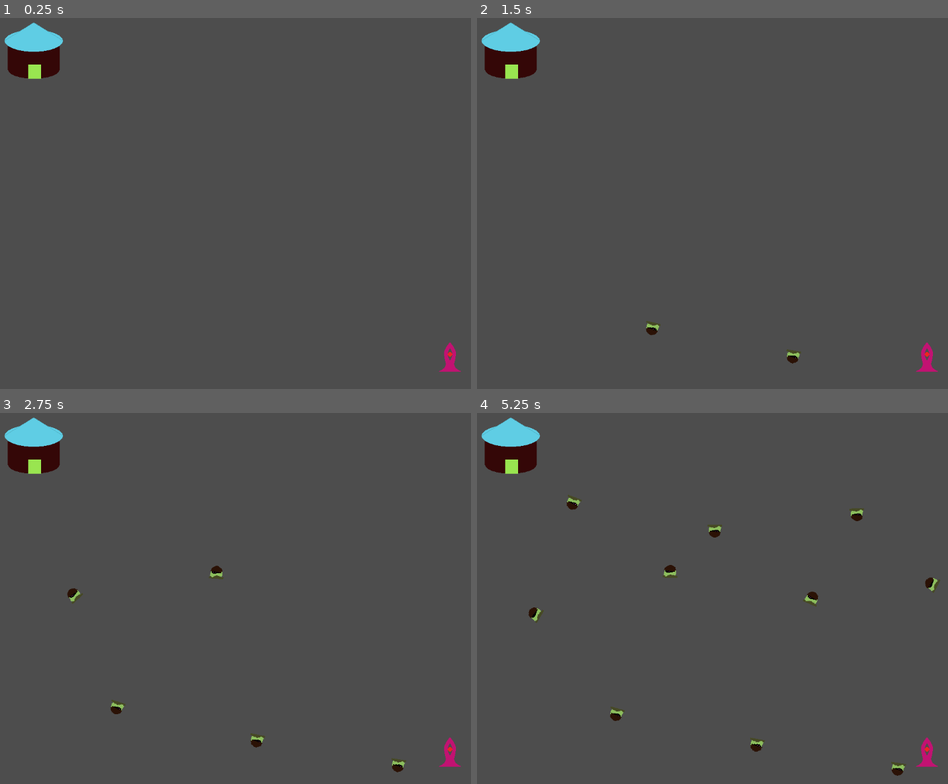
Above: before the commit, frames 1-4 (two rows, left to right).
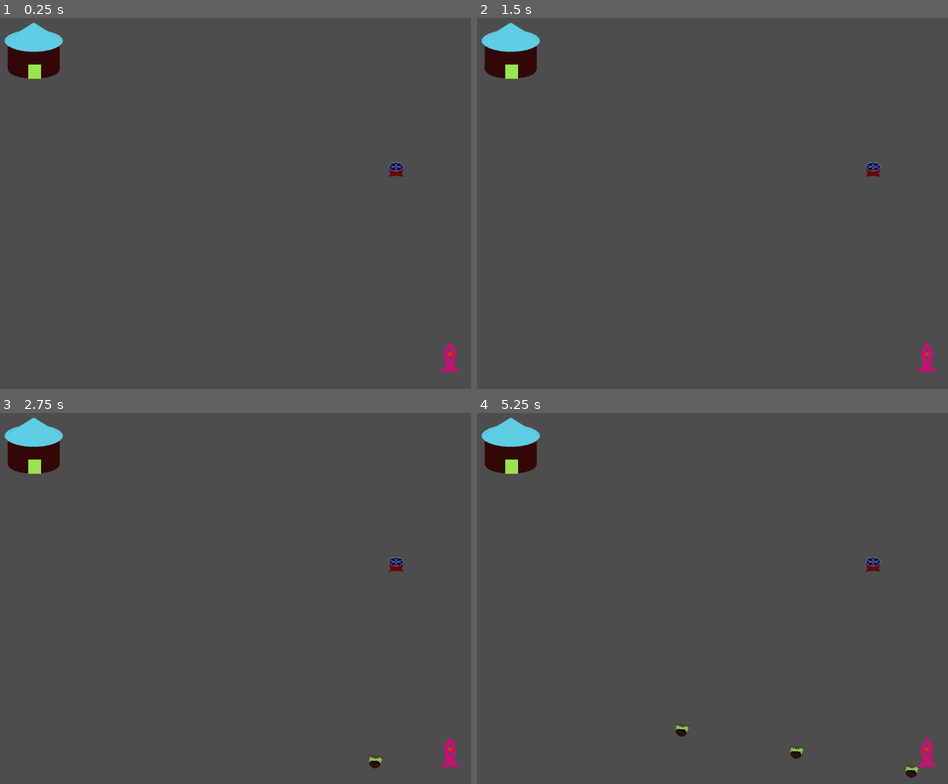
Above: after the commit, the same moments.

Repository: Wake1st/anti-tower
Game: Godot game, scene res://tests/test_basic.tscn
Two runs of this game, one before a commit and one after it. Both use one fixed random seed, a clock stepped at 60 frames per second and the inputs below. The project has no main scene, so this scene is started directly.
Inputs:
- Up to frame 1 (0.25 s): no input
- Up to frame 2 (1.5 s): tap Enter at 0.5 s
- Up to frame 3 (2.75 s): no input
- Up to frame 4 (5.25 s): no input

The runs differ from the first frame. In frame 1, 0.1% of the frame differs, in the area x 82-86%, y 38-43%; in frame 2, 0.3%; in frame 3, 0.6%; in frame 4, 1.2%, in the area x 10-99%, y 22-99%.

Commit message:
turrets and projectiles

Diff:
--- a/project.godot
+++ b/project.godot
@@ -29,6 +29,13 @@
 "res://ui/": "orange"
 }
 
+[layer_names]
+
+2d_physics/layer_1="tower"
+2d_physics/layer_2="units"
+2d_physics/layer_3="projectiles"
+2d_physics/layer_4="turrets"
+
 [physics]
 
 3d/physics_engine="Jolt Physics"
--- a/systems/highway.gd
+++ b/systems/highway.gd
@@ -10,7 +10,7 @@
 	add_child(unit)
 
 
-func _process(delta) -> void:
+func _process(delta: float) -> void:
 	for follow: Unit in get_children():
 		follow.update(delta)
 
--- /dev/null
+++ b/systems/projectile.gd
@@ -0,0 +1,30 @@
+class_name Projectile
+extends CharacterBody2D
+
+
+const SPEED_BOOST: float = 100
+
+@export var speed: float = 3.0
+
+var target: Unit
+
+
+func fire(tar: Unit) -> void:
+	print("projectile %s - fired at - %s" % [name, tar.name])
+	target = tar
+
+
+func destroy() -> void:
+	print("projectile destroyed: ", name)
+	queue_free()
+
+
+func _physics_process(delta: float) -> void:
+	# check to ensure there's still a target
+	if target == null:
+		destroy()
+	else:
+		var movement = (
+			target.global_position - global_position
+		).normalized() * SPEED_BOOST * speed * delta
+		move_and_collide(movement)
--- a/systems/projectile.tscn
+++ b/systems/projectile.tscn
@@ -1,11 +1,15 @@
 [gd_scene format=3 uid="uid://dyjrpaxqhc7bq"]
 
+[ext_resource type="Script" uid="uid://dyxujbe7go60l" path="res://systems/projectile.gd" id="1_aodpt"]
 [ext_resource type="Texture2D" uid="uid://cxxfbecc24of1" path="res://assets/sprites/bubble.png" id="1_kslvo"]
 
 [sub_resource type="CircleShape2D" id="CircleShape2D_q8uxy"]
 radius = 8.062258
 
 [node name="Projectile" type="CharacterBody2D" unique_id=1164211590]
+collision_layer = 4
+collision_mask = 2
+script = ExtResource("1_aodpt")
 
 [node name="CollisionShape2D" type="CollisionShape2D" parent="." unique_id=320391813]
 shape = SubResource("CircleShape2D_q8uxy")
--- a/systems/spawner.gd
+++ b/systems/spawner.gd
@@ -6,8 +6,7 @@
 
 signal spawn(unit: Unit)
 
-@export var units_per_second: float = 0.4
-
+@export_range(0,1,0.01) var units_per_second: float = 0.2
 var cooldown: float
 
 
@@ -15,7 +14,7 @@
 	cooldown = 1/units_per_second
 
 
-func _process(delta) -> void:
+func _process(delta: float) -> void:
 	cooldown -= delta
 
 	if cooldown <= 0:
--- a/systems/tower.tscn
+++ b/systems/tower.tscn
@@ -16,6 +16,7 @@
 texture = ExtResource("1_bsu8m")
 
 [node name="Area2D" type="Area2D" parent="." unique_id=1327068916]
+collision_mask = 2
 
 [node name="CollisionShape2D" type="CollisionShape2D" parent="Area2D" unique_id=1197574744]
 rotation = -1.5707964
--- /dev/null
+++ b/systems/turret.gd
@@ -0,0 +1,41 @@
+class_name Turret
+extends Node2D
+
+
+const PROJECTILE = preload("uid://dyjrpaxqhc7bq")
+
+@export_range(0,1,0.01) var rate_of_fire: float = 0.5
+var cooldown: float
+
+var targets: Array[Unit]
+
+
+func _ready() -> void:
+	cooldown = 1/rate_of_fire
+
+
+func _process(delta: float) -> void:
+	cooldown -= delta
+
+	if cooldown <= 0 && targets.size() > 0:
+			# fire at closest
+			var closest_target = targets.get(0)
+			_fire(closest_target)
+
+			# turret fires the moment targets are available
+			cooldown = 1/rate_of_fire
+
+
+func _fire(target: Unit) -> void:
+	var projectile: Projectile = PROJECTILE.instantiate()
+	add_child(projectile)
+	projectile.fire(target)
+
+
+func _on_area_2d_area_entered(area: Area2D) -> void:
+	var body = area.get_parent()
+	targets.push_back(body)
+
+
+func _on_area_2d_area_exited(_area: Area2D) -> void:
+	targets.pop_front()
--- a/systems/turret.tscn
+++ b/systems/turret.tscn
@@ -1,10 +1,27 @@
 [gd_scene format=3 uid="uid://dejixxsy8uecn"]
 
+[ext_resource type="Script" uid="uid://f3hy53uyvlmu" path="res://systems/turret.gd" id="1_pgawy"]
 [ext_resource type="Texture2D" uid="uid://cernp1yh6t7d1" path="res://assets/sprites/bubble spawner.png" id="1_vtcmu"]
 
+[sub_resource type="CircleShape2D" id="CircleShape2D_q8uxy"]
+radius = 200.0
+
 [node name="Turret" type="Node2D" unique_id=815908323]
+script = ExtResource("1_pgawy")
 
 [node name="Sprite2D" type="Sprite2D" parent="." unique_id=208160446]
 texture_filter = 1
 position = Vector2(0, 6)
 texture = ExtResource("1_vtcmu")
+
+[node name="Area2D" type="Area2D" parent="." unique_id=572764461]
+collision_layer = 8
+collision_mask = 2
+
+[node name="CollisionShape2D" type="CollisionShape2D" parent="Area2D" unique_id=231857722]
+shape = SubResource("CircleShape2D_q8uxy")
+
+[connection signal="area_entered" from="Area2D" to="." method="_on_area_2d_area_entered"]
+[connection signal="area_exited" from="Area2D" to="." method="_on_area_2d_area_exited"]
+[connection signal="body_entered" from="Area2D" to="." method="_on_area_2d_body_entered"]
+[connection signal="body_exited" from="Area2D" to="." method="_on_area_2d_body_exited"]
--- a/systems/unit.gd
+++ b/systems/unit.gd
@@ -2,18 +2,26 @@
 extends PathFollow2D
 
 
+const SPEED_DAMP: float = 0.01
+
 signal finished(unit: Unit)
 
-@export var speed: float = 0.1
+@export var speed: float = 4
 @export var damage: float = 1.0
 
 
 func update(delta: float) -> void:
-	progress_ratio += delta * speed
+	progress_ratio += SPEED_DAMP * speed * delta
 
 	if progress_ratio >= 1.0:
 		finished.emit(self)
 
 
 func destroy() -> void:
+	print("unit destroyed: ", name)
 	queue_free()
+
+
+func _on_area_2d_body_entered(body: Projectile) -> void:
+	body.destroy()
+	destroy()
--- a/systems/unit.tscn
+++ b/systems/unit.tscn
@@ -10,8 +10,7 @@
 [node name="Unit" type="PathFollow2D" unique_id=832900579]
 loop = false
 script = ExtResource("1_tbnru")
-speed = 0.2
-damage = 3.0
+speed = 5.0
 
 [node name="Sprite2D" type="Sprite2D" parent="." unique_id=72296144]
 texture_filter = 1
@@ -19,7 +18,11 @@
 texture = ExtResource("1_ooawy")
 
 [node name="Area2D" type="Area2D" parent="." unique_id=1278146321]
+collision_layer = 2
+collision_mask = 5
 
 [node name="CollisionShape2D" type="CollisionShape2D" parent="Area2D" unique_id=1316931059]
 position = Vector2(0, -13)
 shape = SubResource("CapsuleShape2D_fknq4")
+
+[connection signal="body_entered" from="Area2D" to="." method="_on_area_2d_body_entered"]
--- a/tests/test_basic.tscn
+++ b/tests/test_basic.tscn
@@ -4,18 +4,24 @@
 [ext_resource type="Script" uid="uid://bcl8yst1yxoc1" path="res://tests/test_basic.gd" id="1_sl752"]
 [ext_resource type="PackedScene" uid="uid://c4xsgw5uaw6lq" path="res://systems/spawner.tscn" id="2_oscg7"]
 [ext_resource type="PackedScene" uid="uid://cagxv72k4jdgj" path="res://systems/highway.tscn" id="3_sl752"]
+[ext_resource type="PackedScene" uid="uid://dejixxsy8uecn" path="res://systems/turret.tscn" id="4_kp47n"]
 
 [node name="TestBasic" type="Node2D" unique_id=1874556914]
 script = ExtResource("1_sl752")
 
 [node name="Camera2D" type="Camera2D" parent="." unique_id=831762014]
 
+[node name="Highway" parent="." unique_id=1166710709 instance=ExtResource("3_sl752")]
+position = Vector2(415, 379)
+
 [node name="Tower" parent="." unique_id=699395279 instance=ExtResource("1_kn67i")]
 position = Vector2(-475, -281)
+health = 5.0
+
+[node name="Turret" parent="Tower" unique_id=815908323 instance=ExtResource("4_kp47n")]
+position = Vector2(794, 217)
+rate_of_fire = 0.34
 
 [node name="Spawner" parent="." unique_id=1976013547 instance=ExtResource("2_oscg7")]
 position = Vector2(437, 387)
-units_per_second = 2.0
-
-[node name="Highway" parent="." unique_id=1166710709 instance=ExtResource("3_sl752")]
-position = Vector2(415, 379)
+units_per_second = 0.6
Not shown, added: systems/projectile.gd.uid
Not shown, added: systems/turret.gd.uid
